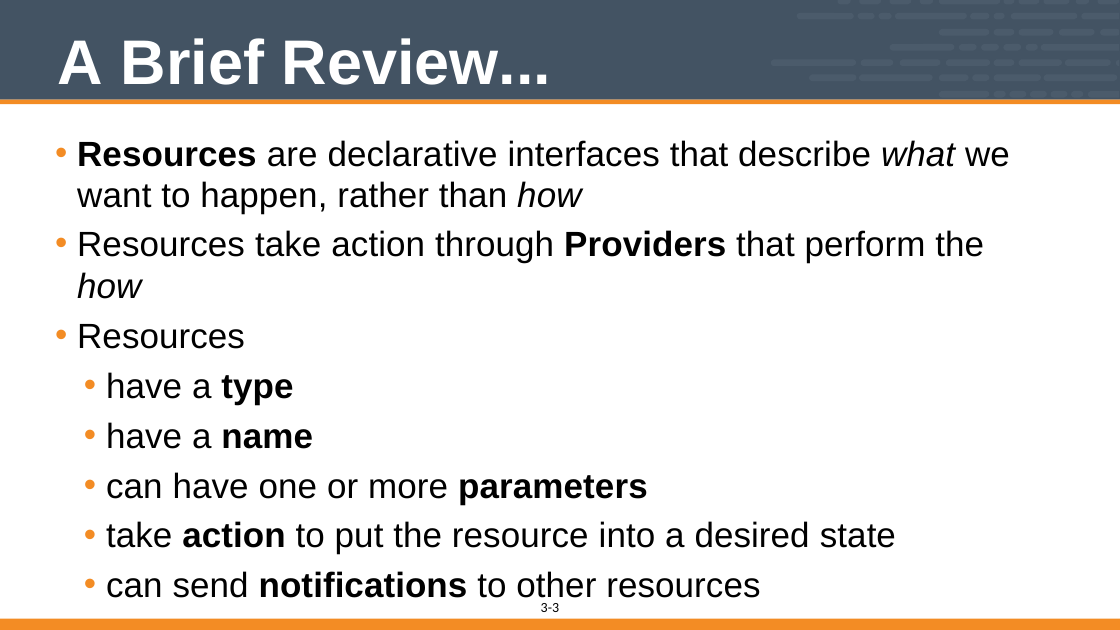
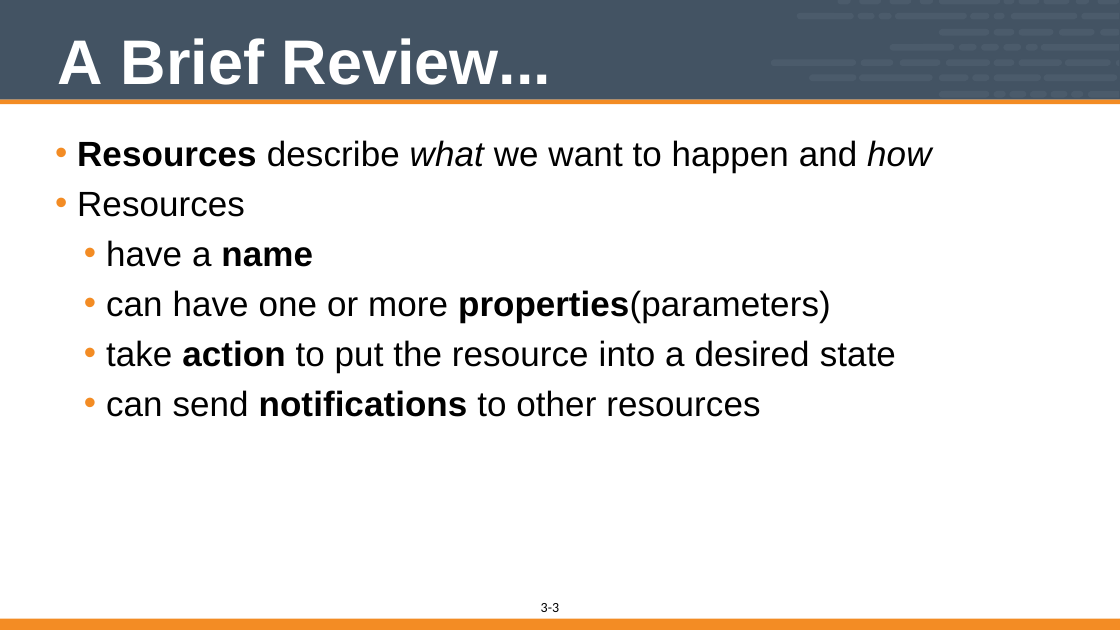
Before and after one commit to vinyar/chef-intermediate, a slide deck: slide 3 of 03-building_custom_resources.pptx. Drawn at 1120x630 pixels with LibreOffice and Linux fonts; fonts in the diff are those of the drawing. Boxes give left, top, right and bottom in pixels: in the first picture for what was removed or moved away, otherwise in the second. Text is boxed around its words. In the diff, an @@ line names an element or a change of style, - is before the commit and + after.

Commit message:
add support for new resource

```diff
--- a/03-building_custom_resources.pptx
+++ b/03-building_custom_resources.pptx
@@ text at [77, 140, 931, 173]: text changed @@
-• Resources are declarative interfaces that describe what we want to happen, rather than how
-• Resources take action through Providers that perform the how
+• Resources describe what we want to happen and how
@@ text at [106, 290, 831, 323]: text changed @@
-  • can have one or more parameters
+  • can have one or more properties(parameters)
@@ text at [106, 372, 293, 405]: paragraph removed @@
-  • have a type
```
Also in this commit, not shown: 18 other slides changed, 6 slides removed, 1 other file.
